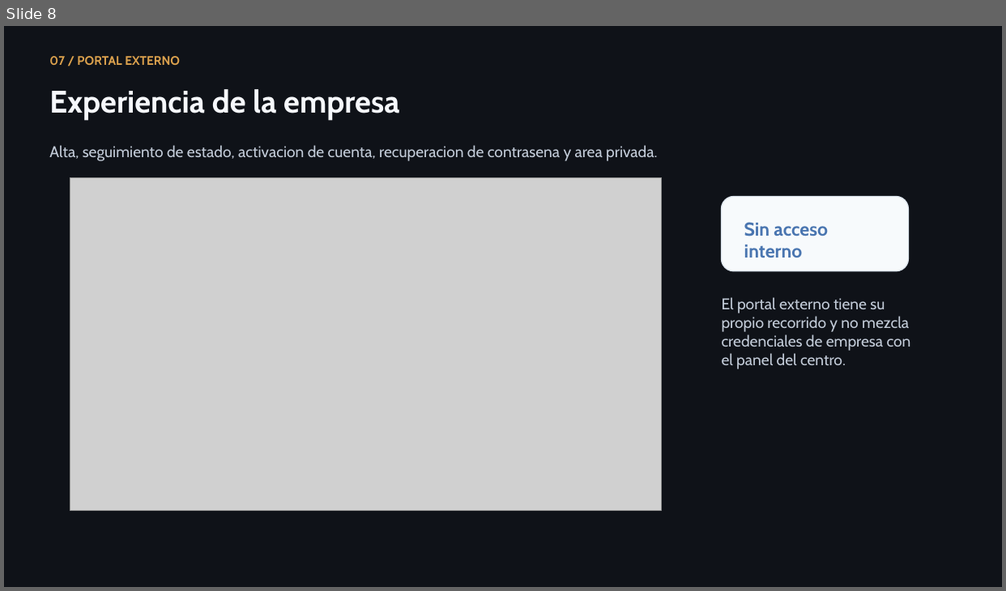
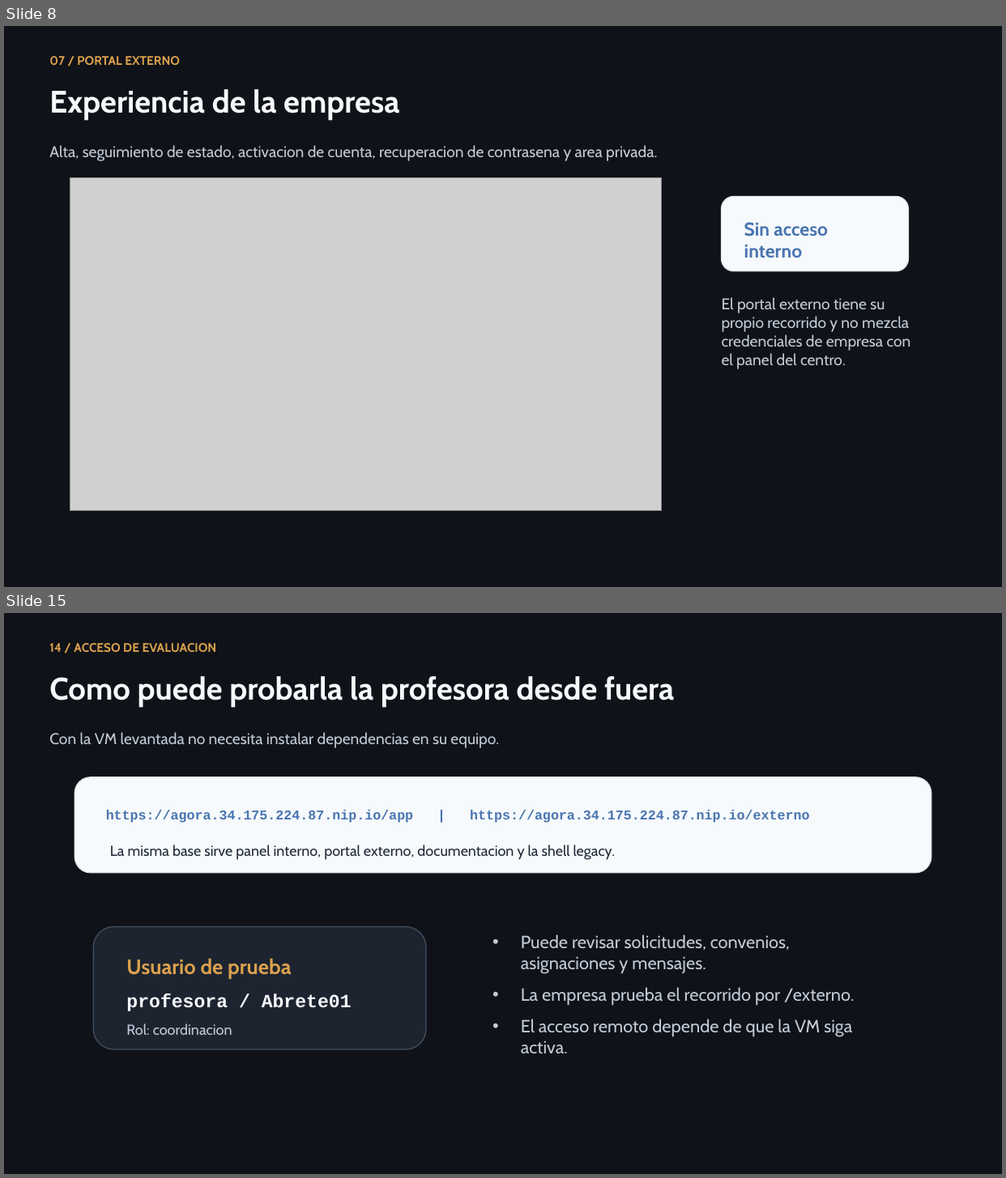
Before and after one commit to lmendez861/TFG-Agora, a slide deck: docs/presentacion-defensa-final.pptx. Shown one above the other, each under a label of ours: slide 8 before the commit, slides 8 and 15 after it; the slides between them are not shown. The pictures are 1006x591 and 1006x1178 pixels, drawn with LibreOffice and Linux fonts; fonts in the diff are those of the drawing; grey boxes stand for pictures. Boxes give left, top, right and bottom in pixels: in the first picture for what was removed or moved away, otherwise in the second. Text is boxed around its words. In the diff, an @@ line names an element or a change of style, - is before the commit and + after.

```diff
--- a/docs/presentacion-defensa-final.pptx
+++ b/docs/presentacion-defensa-final.pptx
@@ slide 15 added at (x1=4, y1=613, x2=1002, y2=1174), background #0F1218 @@
@@ text added at (x1=49, y1=643, x2=217, y2=652), 12 pt, text #DBA14D, bold @@
+14 / ACCESO DE EVALUACION
@@ text added at (x1=49, y1=676, x2=674, y2=708), 30 pt, text #F6F8FC, bold @@
+Como puede probarla la profesora desde fuera
@@ text added at (x1=49, y1=732, x2=499, y2=748), 15 pt, text #C2CBD8 @@
+Con la VM levantada no necesita instalar dependencias en su equipo.
@@ rounded rectangle added at (x1=74, y1=777, x2=931, y2=873), fill #F7FAFC, outline #DDE5EE 1 pt @@
@@ text added at (x1=106, y1=810, x2=809, y2=823), 13 pt, text #4975B0, bold @@
+https://agora.34.175.224.87.nip.io/app | https://agora.34.175.224.87.nip.io/externo
@@ text added at (x1=110, y1=845, x2=615, y2=860), 14 pt, text #1F2937 @@
+La misma base sirve panel interno, portal externo, documentacion y la shell legacy.
@@ rounded rectangle added at (x1=93, y1=926, x2=425, y2=1050), fill #1D2430, outline #424E60 1 pt @@
@@ text added at (x1=521, y1=935, x2=854, y2=1054), 17 pt, text #C2CBD8 @@
+• Puede revisar solicitudes, convenios, asignaciones y mensajes.
+• La empresa prueba el recorrido por /externo.
+• El acceso remoto depende de que la VM siga activa.
@@ text added at (x1=126, y1=958, x2=291, y2=979), 20 pt, text #DBA14D, bold @@
+Usuario de prueba
@@ text added at (x1=126, y1=994, x2=351, y2=1012), 18 pt, text #F6F8FC, bold @@
+profesora / Abrete01
@@ text added at (x1=126, y1=1024, x2=232, y2=1035), 14 pt, text #C2CBD8 @@
+Rol: coordinacion
```
Also in this commit, not shown: 4 slides changed, 7 other slides added, 7 slides removed, 20 other files.
